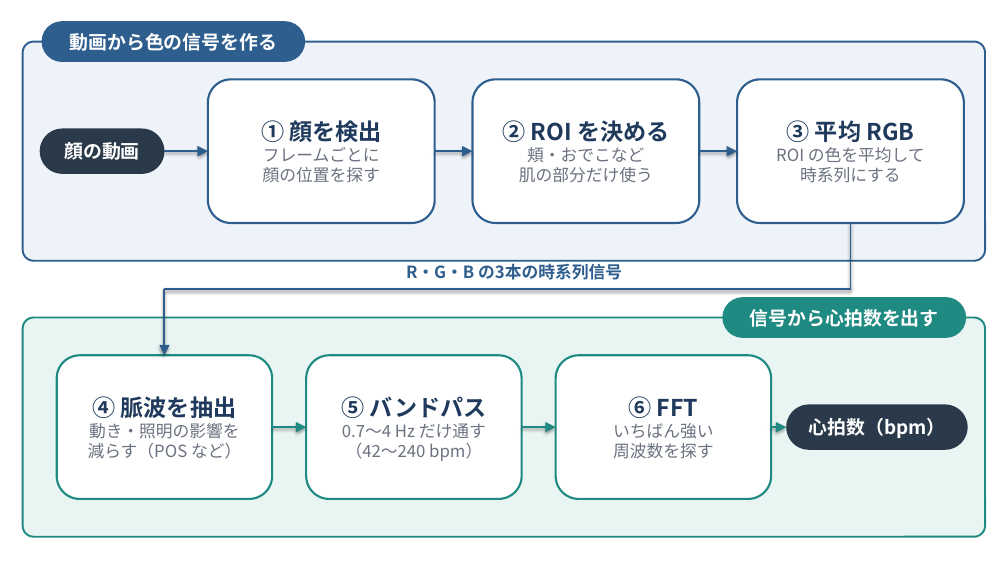
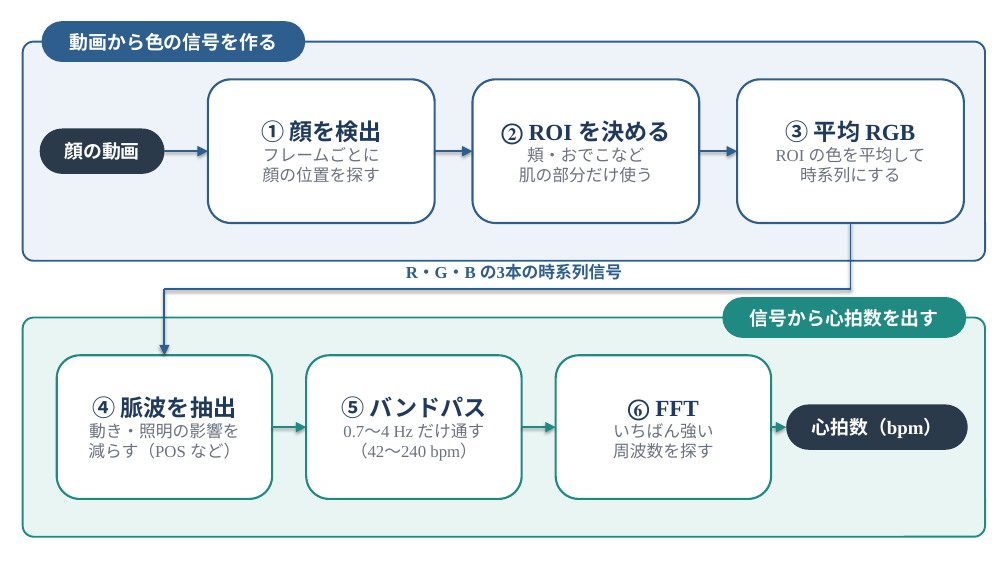
Before and after one commit to nico0748/tech-boosters, a slide deck: slide 1 of compact/drafts/no.7-rppg/image/02_rPPGの処理の流れ.pptx. Drawn at 1008x567 pixels with LibreOffice and Linux fonts; fonts in the diff are those of the drawing. Boxes give left, top, right and bottom in pixels: in the first picture for what was removed or moved away, otherwise in the second. Text is boxed around its words. In the diff, an @@ line names an element or a change of style, - is before the commit and + after.

```diff
--- a/compact/drafts/no.7-rppg/image/02_rPPGの処理の流れ.pptx
+++ b/compact/drafts/no.7-rppg/image/02_rPPGの処理の流れ.pptx
@@ font Noto Sans CJK JP to Times New Roman in 7 elements at (x1=473, y1=79, x2=699, y2=223), (x1=737, y1=79, x2=964, y2=223), (x1=57, y1=355, x2=272, y2=499), (x1=306, y1=355, x2=522, y2=499), (x1=556, y1=355, x2=771, y2=499), (x1=786, y1=405, x2=968, y2=450), (x1=406, y1=261, x2=622, y2=280) @@
```
Also in this commit, not shown: 3 other files.
